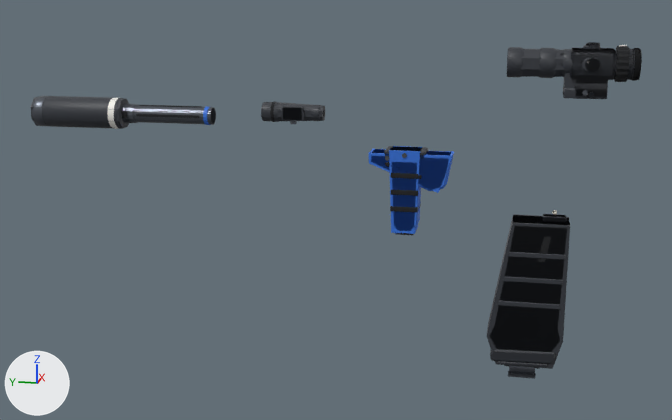
An edit to the glTF model assets/models/replicaParts/aeg.glb, drawn before and after from the same camera.
One viewpoint serves both versions: a 50 mm lens placed at (-1.071, 0.089, 0.192), pointed at (0.021, 0.308, -0.081). Every picture has the same lights, and +X, +Y and +Z are marked at lower left. The first picture is the older version. Where no turn or scale is listed for an object, it has been applied to the vertices. Vertices at exactly the same position are counted once.

Objects in the first picture: 'barrel_long', 'barrel_tightBore', 'barrel_tightBore_Figure', 'grip_angled', 'grip_angled_Figure', 'grip_vertical', 'grip_vertical_Figure', 'light_weaponTorch', 'light_weaponTorch_Figure', 'magazine_hiCap', 'magazine_hiCap_Figure', 'magazine_lowCap', 'magazine_lowCap_Figure', 'muzzle_silencer', 'muzzle_silencer_Figure', 'optic_redDot', 'optic_scope2x', 'optic_scopeVar', 'optic_scopeVar_Figure' and 2 more.
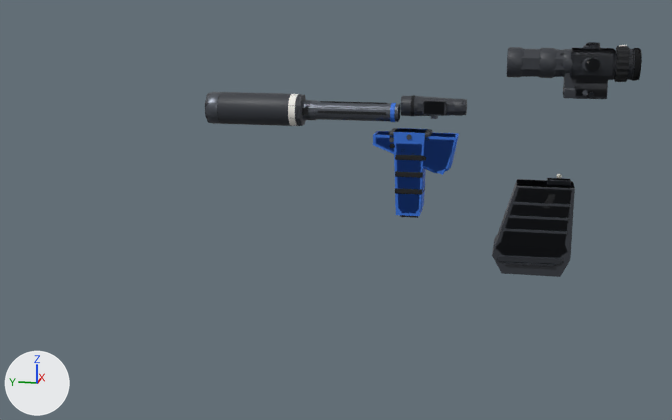
Changed parts and their boxes [x1, y1, x2, y2] in the pictures (672 x 420 px; the box of a moved part takes in the faces that stretch with it):
'magazine_hiCap_Figure', moved, rescaled (37% shorter)
    before: [487, 214, 570, 369]
    after: [492, 179, 575, 277]
'magazine_hiCap', reshaped, moved (45% shorter)
    before: [490, 210, 567, 379]
    after: [494, 174, 572, 266]
'muzzle_silencer', moved
    before: [32, 96, 124, 129]
    after: [206, 92, 302, 126]
'barrel_tightBore', moved
    before: [124, 104, 216, 125]
    after: [305, 100, 400, 122]
'grip_vertical', moved
    before: [384, 146, 428, 235]
    after: [389, 128, 433, 218]
'grip_vertical_Figure', moved
    before: [389, 146, 420, 234]
    after: [394, 128, 427, 216]
'grip_angled', moved
    before: [371, 149, 454, 191]
    after: [376, 131, 458, 173]
'light_weaponTorch', moved
    before: [261, 102, 325, 124]
    after: [401, 95, 467, 119]
'grip_angled_Figure', moved
    before: [369, 149, 454, 193]
    after: [373, 131, 459, 175]
'light_weaponTorch_Figure', moved
    before: [261, 102, 325, 121]
    after: [400, 96, 467, 116]
'muzzle_silencer_Figure', moved
    before: [31, 97, 129, 128]
    after: [205, 92, 306, 126]
'barrel_long', moved
    before: [121, 104, 131, 123]
    after: [302, 100, 312, 120]
'magazine_lowCap', moved
    before: [493, 216, 567, 305]
    after: [499, 181, 569, 234]
'barrel_tightBore_Figure', moved
    before: [134, 109, 216, 124]
    after: [321, 106, 400, 120]
'magazine_lowCap_Figure', moved
    before: [513, 215, 570, 224]
    after: [518, 180, 574, 188]
part 1 of me_magazine_hicap, moved or reshaped
    before: [490, 216, 567, 352]
    after: [494, 180, 572, 257]
part 2 of me_magazine_hicap, moved or reshaped
    before: [508, 252, 566, 260]
    after: [513, 202, 571, 207]
part 3 of me_magazine_hicap, moved or reshaped
    before: [503, 276, 563, 285]
    after: [508, 215, 569, 221]
part 4 of me_magazine_hicap, moved or reshaped
    before: [498, 301, 561, 310]
    after: [503, 228, 567, 234]
part 5 of me_magazine_hicap, moved or reshaped
    before: [490, 349, 556, 364]
    after: [497, 255, 564, 264]
part 6 of me_magazine_hicap, moved or reshaped
    before: [497, 361, 547, 367]
    after: [504, 262, 555, 266]
part 7 of me_magazine_hicap, moved or reshaped (not visible afterwards)
    before: [509, 365, 535, 373]
part 8 of me_magazine_hicap, moved or reshaped (not visible afterwards)
    before: [508, 371, 536, 377]
part 9 of me_magazine_hicap, moved or reshaped
    before: [537, 237, 551, 262]
    after: [543, 194, 556, 208]
part 10 of me_magazine_hicap_figure, moved or reshaped
    before: [487, 217, 570, 369]
    after: [492, 180, 575, 277]

Edits to the bpy script that builds the scene:
```text
Change me_magazine_hicap:
    remove me_magazine_hicap.from_pydata(...)  # 360 vertices, 648 faces; spans x -0.024..0.024, y -0.032..0.055, z -0.197..0.012
    add me_magazine_hicap.from_pydata(...)  # 360 vertices, 648 faces; spans x -0.024..0.024, y -0.032..0.055, z -0.104..0.012
    me_magazine_hicap part 1: the loose piece of 44 vertices spanning x -0.021..0.021, y -0.032..0.055, z -0.16..0.0 is scaled about the mesh origin by (1, 1, 0.527)
    me_magazine_hicap part 2: the loose piece of 24 vertices spanning x -0.022..0.022, y -0.029..0.036, z -0.04..-0.034 is scaled about the mesh origin by (1, 1, 0.527)
    me_magazine_hicap part 3: the loose piece of 24 vertices spanning x -0.022..0.022, y -0.028..0.04, z -0.07..-0.064 is scaled about the mesh origin by (1, 1, 0.527)
    me_magazine_hicap part 4: the loose piece of 24 vertices spanning x -0.022..0.022, y -0.027..0.044, z -0.1..-0.094 is scaled about the mesh origin by (1, 1, 0.527)
    me_magazine_hicap part 5: the loose piece of 32 vertices spanning x -0.023..0.023, y -0.025..0.051, z -0.17..-0.153 is scaled about the mesh origin by (1, 1, 0.527)
    me_magazine_hicap part 6: the loose piece of 24 vertices spanning x -0.024..0.024, y -0.016..0.043, z -0.173..-0.168 is scaled about the mesh origin by (1, 1, 0.527)
    me_magazine_hicap part 7: the loose piece of 32 vertices spanning x -0.013..0.013, y -0.002..0.028, z -0.193..-0.167 is scaled about the mesh origin by (1, 1, 0.527)
    me_magazine_hicap part 8: the loose piece of 8 vertices spanning x -0.015..-0.01, y -0.003..0.029, z -0.19..-0.185 is scaled about the mesh origin by (1, 1, 0.527)
    me_magazine_hicap part 9: the loose piece of 8 vertices spanning x -0.022..-0.021, y -0.012..0.002, z -0.044..-0.014 is scaled about the mesh origin by (1, 1, 0.527)
    other edits to the shape of me_magazine_hicap do not show in these pictures
Change me_magazine_hicap_figure:
    remove me_magazine_hicap_figure.from_pydata(...)  # 12 vertices, 20 faces; spans x -0.021..0.021, y -0.032..0.056, z -0.174..0.0
    add me_magazine_hicap_figure.from_pydata(...)  # 12 vertices, 20 faces; spans x -0.021..0.021, y -0.032..0.056, z -0.104..0.0
    me_magazine_hicap_figure part 10: the whole mesh is scaled about the mesh origin by (1, 1, 0.596)
Change ob_barrel_long:
    ob_barrel_long.location: (0.0, 0.565, 0.034) -> (0.0, 0.339, 0.044)
Change ob_barrel_tightbore:
    ob_barrel_tightbore.location: (0.0, 0.565, 0.034) -> (0.0, 0.339, 0.044)
Change ob_barrel_tightbore_figure:
    ob_barrel_tightbore_figure.location: (0.0, 0.565, 0.034) -> (0.0, 0.339, 0.044)
Change ob_grip_angled:
    ob_grip_angled.location: (0.0, 0.22, 0.0) -> (0.0, 0.215, 0.022)
Change ob_grip_angled_figure:
    ob_grip_angled_figure.location: (0.0, 0.22, 0.0) -> (0.0, 0.215, 0.022)
Change ob_grip_vertical:
    ob_grip_vertical.location: (0.0, 0.22, 0.0) -> (0.0, 0.215, 0.022)
Change ob_grip_vertical_figure:
    ob_grip_vertical_figure.location: (0.0, 0.22, 0.0) -> (0.0, 0.215, 0.022)
Change ob_light_weapontorch:
    ob_light_weapontorch.location: (0.038, 0.37, 0.034) -> (0.026, 0.195, 0.047)
Change ob_light_weapontorch_figure:
    ob_light_weapontorch_figure.location: (0.038, 0.37, 0.034) -> (0.026, 0.195, 0.047)
Change ob_magazine_hicap:
    ob_magazine_hicap.location: (0.0, 0.062, -0.076) -> (0.0, 0.059, -0.033)
Change ob_magazine_hicap_figure:
    ob_magazine_hicap_figure.location: (0.0, 0.062, -0.076) -> (0.0, 0.059, -0.033)
Change ob_magazine_lowcap:
    ob_magazine_lowcap.location: (0.0, 0.062, -0.076) -> (0.0, 0.059, -0.033)
Change ob_magazine_lowcap_figure:
    ob_magazine_lowcap_figure.location: (0.0, 0.062, -0.076) -> (0.0, 0.059, -0.033)
Change ob_muzzle_silencer:
    ob_muzzle_silencer.location: (0.0, 0.565, 0.034) -> (0.0, 0.339, 0.044)
Change ob_muzzle_silencer_figure:
    ob_muzzle_silencer_figure.location: (0.0, 0.565, 0.034) -> (0.0, 0.339, 0.044)
```
